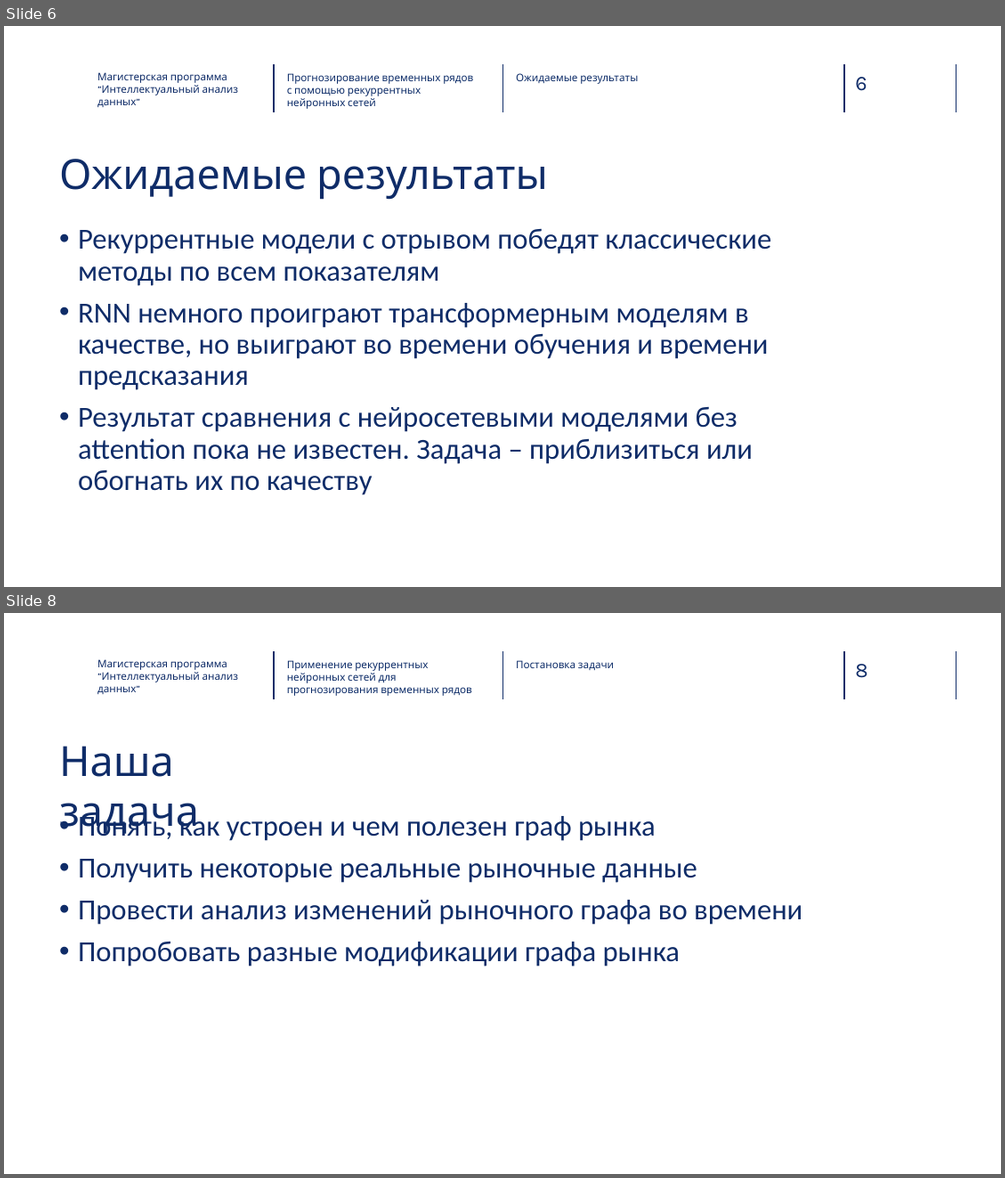
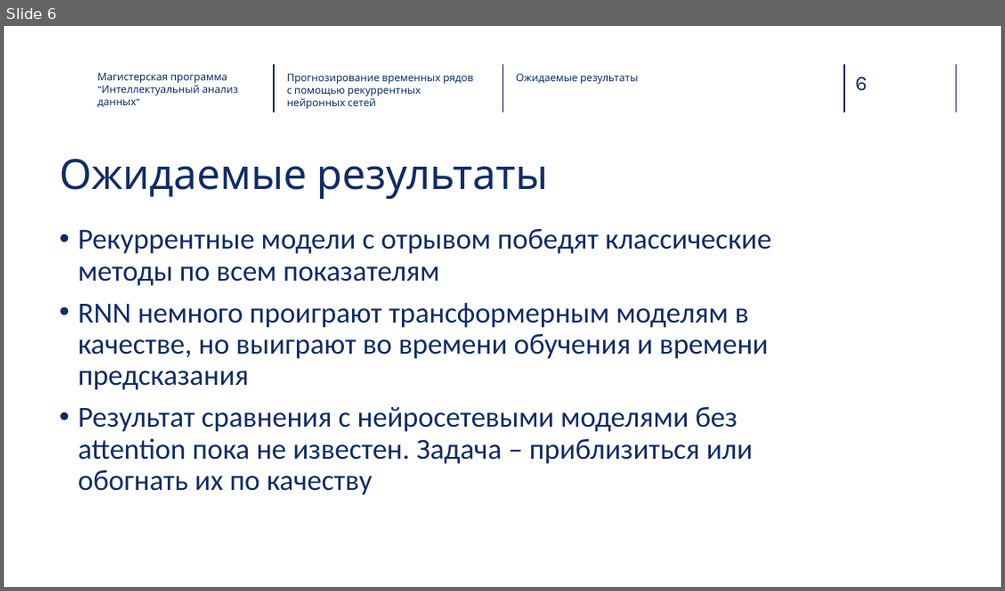
Before and after one commit to RukhovichIV/HSE-CS-Courses, a slide deck: courses/Diploma/docs/predzashita.pptx. Shown one above the other, each under a label of ours: slides 6 and 8 before the commit, slide 6 after it; the slides between them are not shown. The pictures are 1005x1178 and 1005x591 pixels, drawn with LibreOffice and Linux fonts; fonts in the diff are those of the drawing; background and template pictures are left out. Boxes give left, top, right and bottom in pixels: in the first picture for what was removed or moved away, otherwise in the second. Text is boxed around its words. In the diff, an @@ line names an element or a change of style, - is before the commit and + after.

```diff
--- a/courses/Diploma/docs/predzashita.pptx
+++ b/courses/Diploma/docs/predzashita.pptx
@@ slide 8 removed at <box>4,613,1001,1174</box>, background picture (left out); not listed: 5 template elements that a slide beside it also shows @@
@@ text removed at <box>97,659,238,694</box> @@
-Магистерская программа ”Интеллектуальный анализ данных”
@@ text removed at <box>287,660,472,696</box> @@
-Применение рекуррентных нейронных сетей для прогнозирования временных рядов
@@ text removed at <box>516,660,614,670</box> @@
-Постановка задачи
@@ text removed at <box>59,746,199,837</box> @@
-Наша задача
@@ text removed at <box>78,812,802,966</box> @@
-• Понять, как устроен и чем полезен граф рынка
-• Получить некоторые реальные рыночные данные
-• Провести анализ изменений рыночного графа во времени
-• Попробовать разные модификации графа рынка
```
Also in this commit, not shown: 6 other slides removed, 24 other files.
